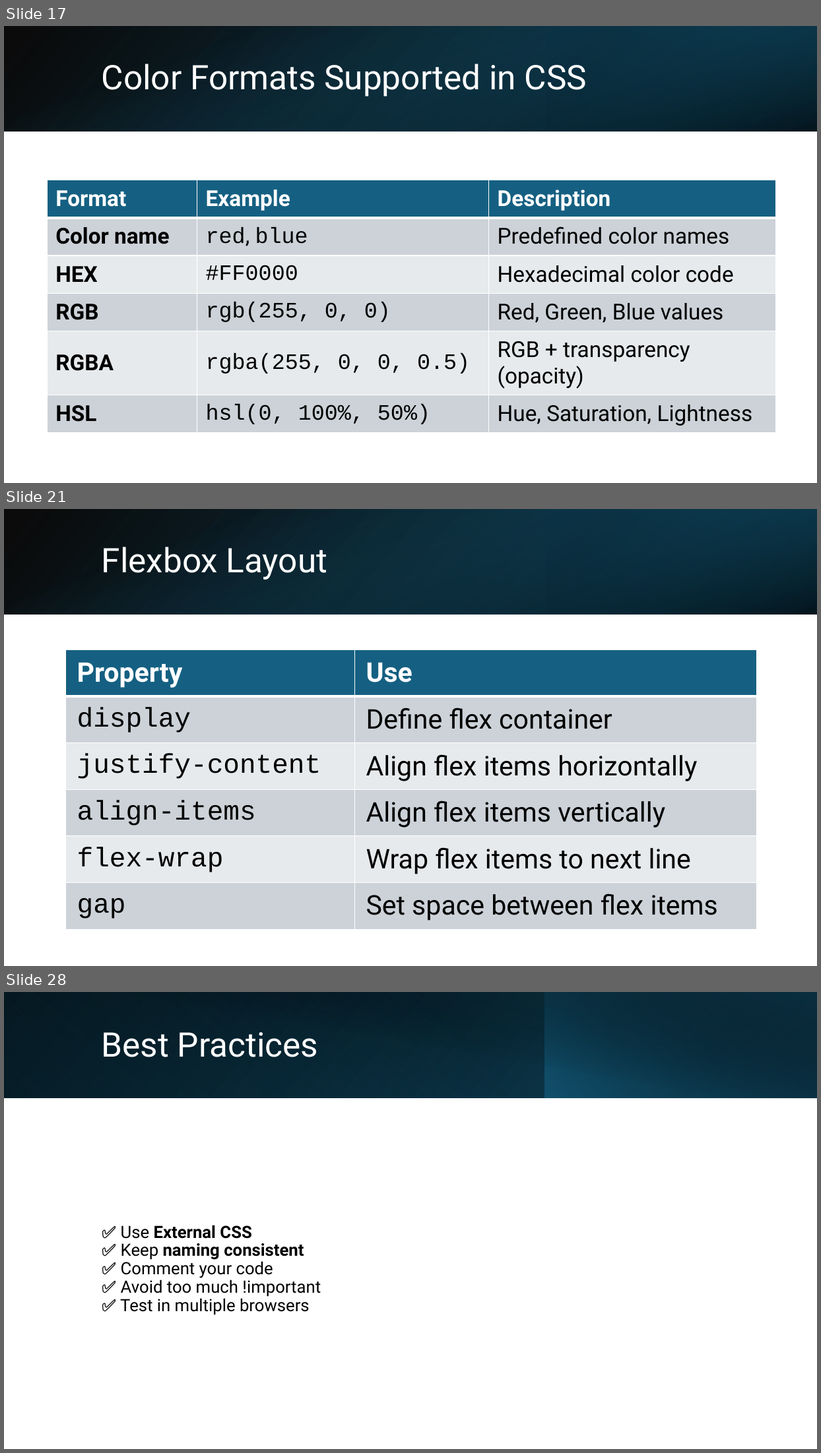
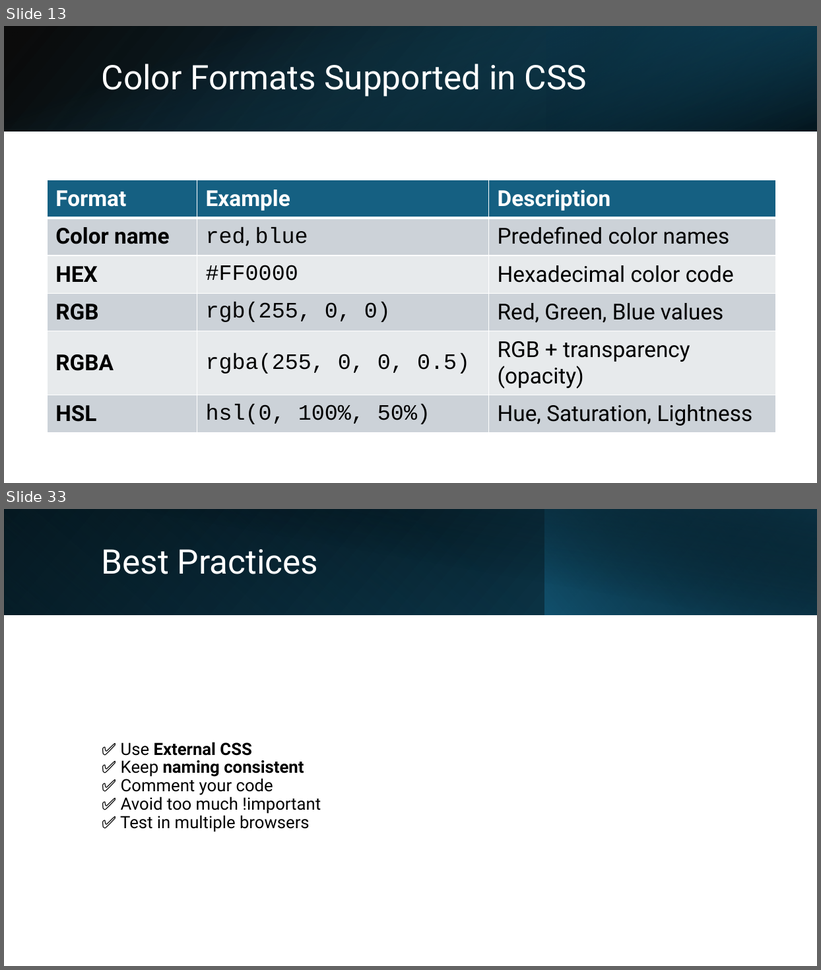
Before and after one commit to mahadi-21/Web-Development, a slide deck: CSS.pptx. Shown one above the other, each under a label of ours: slides 17, 21 and 28 before the commit, slides 13 and 33 after it; the slides between them are not shown. The pictures are 821x1453 and 821x970 pixels, drawn with LibreOffice and Linux fonts; fonts in the diff are those of the drawing. Boxes give left, top, right and bottom in pixels: in the first picture for what was removed or moved away, otherwise in the second. Text is boxed around its words. In the diff, an @@ line names an element or a change of style, - is before the commit and + after.

```diff
--- a/CSS.pptx
+++ b/CSS.pptx
@@ slide 21 removed at (4,509,817,966), background #FFFFFF @@
@@ rectangle removed at (4,509,817,614) @@
@@ rectangle removed at (4,509,817,614) @@
@@ rectangle removed at (547,509,817,614) @@
@@ title removed at (102,547,327,580) @@
-Flexbox Layout
@@ table removed at (65,650,757,930), 6 rows, 2 columns @@
-Property | Use
-display | Define flex container
-justify-content | Align flex items horizontally
-align-items | Align flex items vertically
-flex-wrap | Wrap flex items to next line
-gap | Set space between flex items
@@ what was slide 17 is now slide 13 @@
@@ what was slide 28 is now slide 33 @@
```
Also in this commit, not shown: 7 slides changed, 12 slides added, 6 other slides removed.
